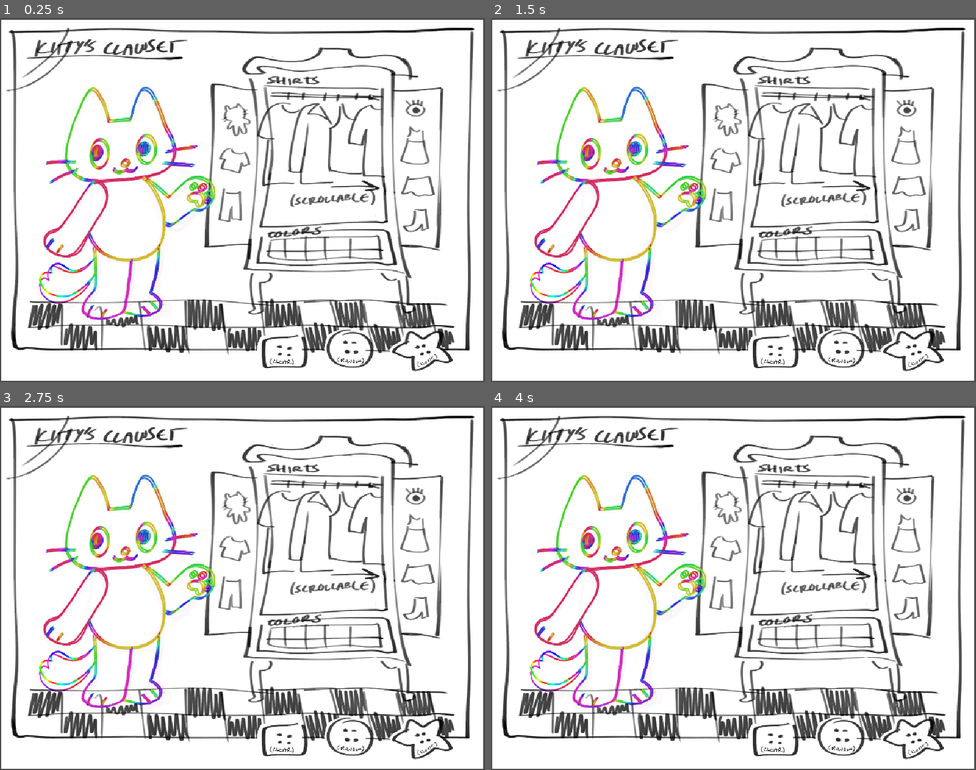
Above: before the commit, frames 1-4 (two rows, left to right).
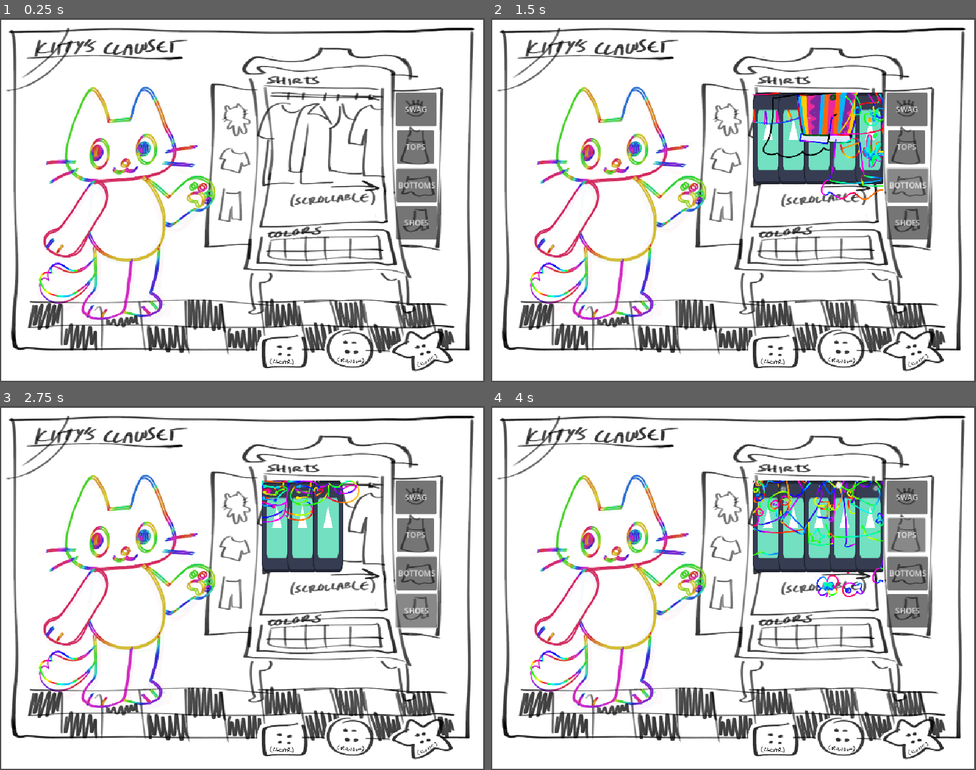
Above: after the commit, the same moments.

Repository: klon0a/girlsgame
Game: Godot game, scene res://main.tscn
Two runs of this game, one before a commit and one after it. Both use one fixed random seed, a clock stepped at 60 frames per second and the inputs below. The engine's default icon, where the game draws it, is replaced by a stand-in: a white triangle on a blue panel in a dark square.
Inputs (mouse positions are in pixels of both pictures, inside the frame that each line leads up to):
- Up to frame 1 (0.25 s): no input
- Up to frame 2 (1.5 s): click (908, 145) at 0.5 s, where only the run after the commit has a clickable "TOPS"; click (908, 185) at 1.25 s, where only the run after the commit has a clickable "BOTTOMS"
- Up to frame 3 (2.75 s): click (417, 609) at 2 s, where only the run after the commit has a clickable "SHOES"
- Up to frame 4 (4 s): click (908, 497) at 2.75 s, where only the run after the commit has a clickable "SWAG"; click (908, 533) at 3.5 s, where only the run after the commit has a clickable "TOPS"

The runs differ from the first frame. In frame 1, 3.0% of the frame differs, in the area x 81-91%, y 20-61%; in frame 2, 9.8%; in frame 3, 7.2%; in frame 4, 9.8%, in the area x 54-91%, y 20-61%.

Commit message:
added rest of tops

Diff:
--- /dev/null
+++ b/Clothes Scenes/top_mouseyshirt.tscn
@@ -0,0 +1,12 @@
+[gd_scene load_steps=3 format=3 uid="uid://bd3ta75h2yfj8"]
+
+[ext_resource type="PackedScene" uid="uid://bumqcvnvt37wm" path="res://Clothes Scenes/Piece.tscn" id="1_w6b0v"]
+[ext_resource type="Texture2D" uid="uid://dd5savh3kom30" path="res://Assets + Clothes/assets/placeholder/kitty-mouseyshirt.png" id="2_tsi3c"]
+
+[node name="Garment" instance=ExtResource("1_w6b0v")]
+
+[node name="Kitty-clogs" parent="." index="0"]
+texture = ExtResource("2_tsi3c")
+
+[node name="Marker2D" parent="." index="1"]
+position = Vector2(-60, -163)
--- /dev/null
+++ b/Clothes Scenes/top_openbuttonup.tscn
@@ -0,0 +1,12 @@
+[gd_scene load_steps=3 format=3 uid="uid://twh7e8iih2ys"]
+
+[ext_resource type="PackedScene" uid="uid://bumqcvnvt37wm" path="res://Clothes Scenes/Piece.tscn" id="1_tpmp1"]
+[ext_resource type="Texture2D" uid="uid://dmhprqx43xue4" path="res://Assets + Clothes/assets/placeholder/kitty-openbuttonup.png" id="2_qy1lx"]
+
+[node name="Garment" instance=ExtResource("1_tpmp1")]
+
+[node name="Kitty-clogs" parent="." index="0"]
+texture = ExtResource("2_qy1lx")
+
+[node name="Marker2D" parent="." index="1"]
+position = Vector2(-20, -160)
--- /dev/null
+++ b/Clothes Scenes/top_poofyshirt.tscn
@@ -0,0 +1,12 @@
+[gd_scene load_steps=3 format=3 uid="uid://bc576clwibeve"]
+
+[ext_resource type="PackedScene" uid="uid://bumqcvnvt37wm" path="res://Clothes Scenes/Piece.tscn" id="1_hxj6x"]
+[ext_resource type="Texture2D" uid="uid://co5qh1mcqlbp5" path="res://Assets + Clothes/assets/placeholder/kitty-poofshirt.png" id="2_qybru"]
+
+[node name="Garment" instance=ExtResource("1_hxj6x")]
+
+[node name="Kitty-clogs" parent="." index="0"]
+texture = ExtResource("2_qybru")
+
+[node name="Marker2D" parent="." index="1"]
+position = Vector2(36, -163)
--- a/main.tscn
+++ b/main.tscn
@@ -1,15 +1,29 @@
-
-[gd_scene load_steps=12 format=3 uid="uid://dl6klrmnq36k7"]
+[gd_scene load_steps=27 format=3 uid="uid://dl6klrmnq36k7"]
 
 [ext_resource type="Texture2D" uid="uid://725v5mub0h7y" path="res://UI + Sprites/ui-mockup.png" id="1_ig7tw"]
-[ext_resource type="Script" uid="uid://codila2y246ek" path="res://kitty.gd" id="2_0xm2m"]
+[ext_resource type="Script" path="res://kitty.gd" id="2_0xm2m"]
 [ext_resource type="Script" uid="uid://c2l851gwr26t8" path="res://closet_scroll.gd" id="2_h2yge"]
-[ext_resource type="Script" uid="uid://28stpxi8f5it" path="res://ui_closet.gd" id="2_vivmo"]
-[ext_resource type="Script" uid="uid://ddpc3guh275hc" path="res://coat_hanger.gd" id="3_7mycd"]
+[ext_resource type="Script" path="res://ui_closet.gd" id="2_vivmo"]
+[ext_resource type="Script" path="res://coat_hanger.gd" id="3_7mycd"]
+[ext_resource type="PackedScene" uid="uid://dgicmg7dxudql" path="res://Clothes Scenes/bottom_keypants.tscn" id="3_vivmo"]
+[ext_resource type="PackedScene" uid="uid://de780hne3m2i" path="res://Clothes Scenes/bottom_longskirt.tscn" id="4_2cqfq"]
 [ext_resource type="Shader" uid="uid://da1p57i6u6pl5" path="res://recolor.gdshader" id="4_lquwl"]
 [ext_resource type="Texture2D" uid="uid://56eis13n6i4a" path="res://icon.svg" id="5_7mycd"]
+[ext_resource type="PackedScene" uid="uid://bk0x6pgx0glx3" path="res://Clothes Scenes/bottom_miniskirt.tscn" id="5_yaehf"]
+[ext_resource type="PackedScene" uid="uid://twh7e8iih2ys" path="res://Clothes Scenes/top_openbuttonup.tscn" id="6_1u8w0"]
+[ext_resource type="PackedScene" uid="uid://b13brkulrr03" path="res://Clothes Scenes/bottom_pants.tscn" id="6_074og"]
+[ext_resource type="PackedScene" uid="uid://bc576clwibeve" path="res://Clothes Scenes/top_poofyshirt.tscn" id="7_0odxb"]
 [ext_resource type="Texture2D" uid="uid://dwrrufw2dercl" path="res://Assets + Clothes/assets/placeholder/fullbody-kitty-rainbow.png" id="7_272bh"]
-[ext_resource type="Script" uid="uid://c1nsn7akupt5f" path="res://closet_shelves.gd" id="14_2cqfq"]
+[ext_resource type="PackedScene" uid="uid://cuqvx7qto160y" path="res://Clothes Scenes/shoe_boots.tscn" id="7_cegan"]
+[ext_resource type="PackedScene" uid="uid://cy5y14wa8uqak" path="res://Clothes Scenes/shoe_clogs.tscn" id="8_82xsv"]
+[ext_resource type="PackedScene" uid="uid://bd3ta75h2yfj8" path="res://Clothes Scenes/top_mouseyshirt.tscn" id="8_lswn8"]
+[ext_resource type="PackedScene" uid="uid://chsaoye1hyasr" path="res://Clothes Scenes/top_dress.tscn" id="9_getpj"]
+[ext_resource type="PackedScene" uid="uid://pbfuehivb0cb" path="res://Clothes Scenes/top_shirt.tscn" id="10_ryguw"]
+[ext_resource type="PackedScene" uid="uid://dxekhdpmycd3x" path="res://Clothes Scenes/tops_poofybuttonup.tscn" id="13_getpj"]
+[ext_resource type="Script" path="res://closet_shelves.gd" id="14_2cqfq"]
+[ext_resource type="PackedScene" uid="uid://tt1qwk4wku81" path="res://Clothes Scenes/fullbody_overalldress.tscn" id="14_getpj"]
+[ext_resource type="PackedScene" uid="uid://csjqukuo4dk44" path="res://Clothes Scenes/fullbody_overalls.tscn" id="15_ryguw"]
+[ext_resource type="PackedScene" uid="uid://btrm5egd1ms02" path="res://Clothes Scenes/shoe_crocs.tscn" id="16_d13ii"]
 
 [sub_resource type="ShaderMaterial" id="ShaderMaterial_5vw27"]
 shader = ExtResource("4_lquwl")
@@ -28,7 +42,6 @@
 texture = ExtResource("1_ig7tw")
 
 [node name="UI Closet" type="Control" parent="."]
-visible = false
 layout_mode = 3
 anchors_preset = 0
 offset_left = 428.0
@@ -36,6 +49,11 @@
 offset_right = 948.0
 offset_bottom = 621.0
 script = ExtResource("2_vivmo")
+tops_list = Array[PackedScene]([ExtResource("9_getpj"), ExtResource("10_ryguw"), ExtResource("13_getpj"), ExtResource("6_1u8w0"), ExtResource("7_0odxb"), ExtResource("8_lswn8")])
+bottoms_list = Array[PackedScene]([ExtResource("6_074og"), ExtResource("5_yaehf"), ExtResource("4_2cqfq"), ExtResource("3_vivmo")])
+fulls_list = Array[PackedScene]([ExtResource("14_getpj"), ExtResource("15_ryguw")])
+shoes_list = Array[PackedScene]([ExtResource("7_cegan"), ExtResource("8_82xsv"), ExtResource("16_d13ii")])
+accessories_list = Array[PackedScene]([ExtResource("13_getpj"), ExtResource("9_getpj"), ExtResource("10_ryguw")])
 
 [node name="ClosetInside" type="Control" parent="UI Closet"]
 custom_minimum_size = Vector2(275, 280)
